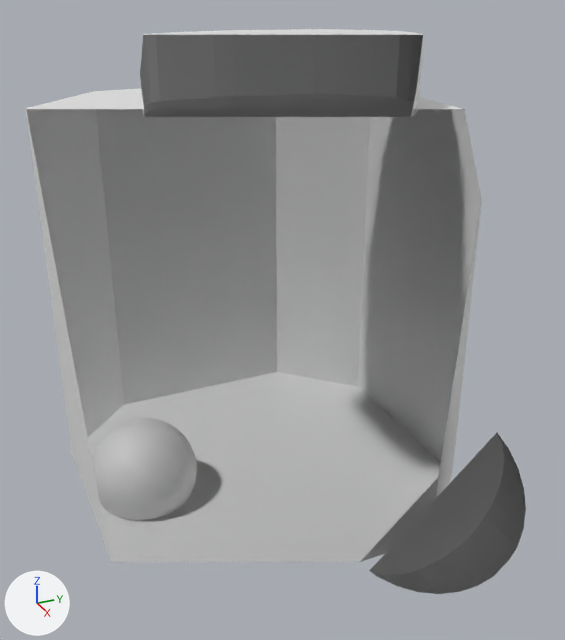
One commit to the Blender file turtlebot3/Assets/Burger/Model/turtlebot3_burger.blend: the scene before it, then after it.
Before and after are seen from a 50 mm camera at (0.2492, -0.1331, 0.187) aimed at (0.0085, -0.0248, 0.0667). The lights are fixed; the arrows at lower left show +X, +Y and +Z. Everything nearer to the camera than a plane just in front of the edit is cut away.

Names of what the first picture shows: 'base', 'caster_back', 'lds', 'right_wheel'.
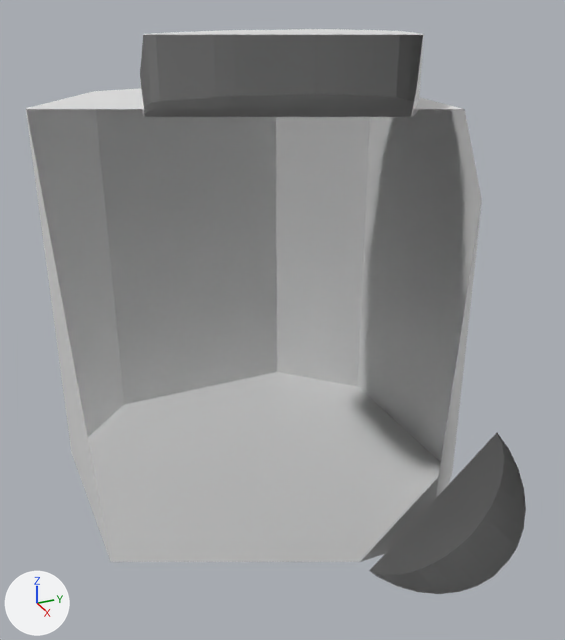
The edits, one by one:
In object 'caster_back' (ob_caster_back), delta_scale is no longer (4.0, 4.0, 4.0).
Object 'caster_back' (ob_caster_back) moves from (0.0, -0.079, 0.01) to (0.0, -0.08, -0.005).

Where the change shows, as pixel boxes [x1, y1, x2, y2] in the pictures (565 x 640 px):
'caster_back', moved, rescaled (not visible afterwards)
    before: [92, 418, 197, 520]
